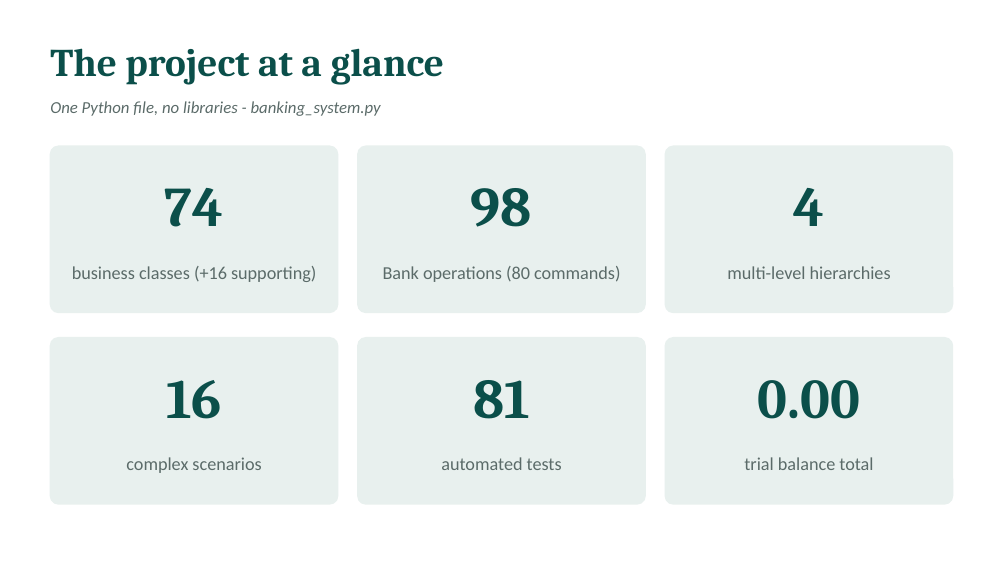
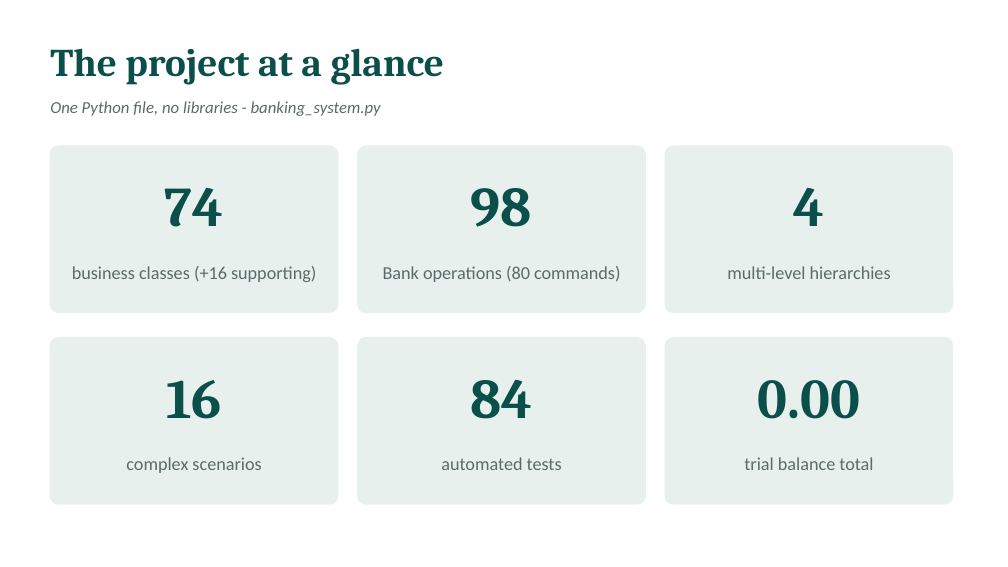
Before and after one commit to l255668-hash/commercial-banking, a slide deck: slide 5 of docs/Viva_Presentation.pptx. Drawn at 1008x567 pixels with LibreOffice and Linux fonts; fonts in the diff are those of the drawing. Boxes give left, top, right and bottom in pixels: in the first picture for what was removed or moved away, otherwise in the second. Text is boxed around its words. In the diff, an @@ line names an element or a change of style, - is before the commit and + after.

```diff
--- a/docs/Viva_Presentation.pptx
+++ b/docs/Viva_Presentation.pptx
@@ text at [470,380,532,419]: text changed @@
-81
+84
```
Also in this commit, not shown: 2 other slides changed, 2 slides added, 28 other files.
